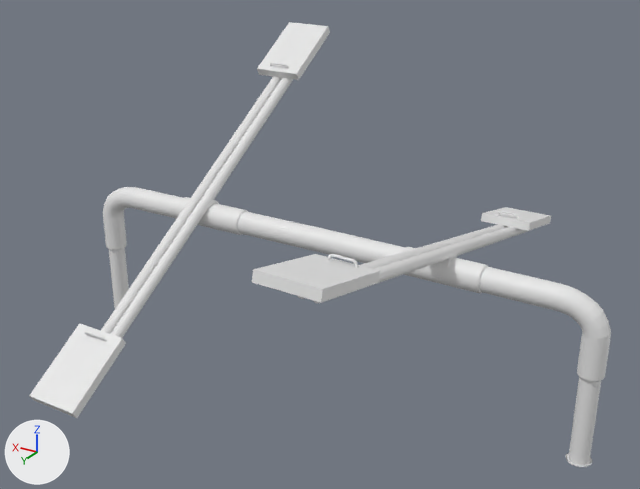
The Blender file Game/Assets/Our Assets/Models/FixedSeesaw.blend as it was, and as the next commit left it.
The view is the same before and after, from a 50 mm lens placed at (-14.21, 14.23, 10.24), pointed at (-5.71, 0.06, 3.15). Lighting does not change. The marker at lower left points along +X, +Y and +Z.

Names of what the first picture shows: 'HoldingBar', 'Seesaw1', 'Seesaw2'.
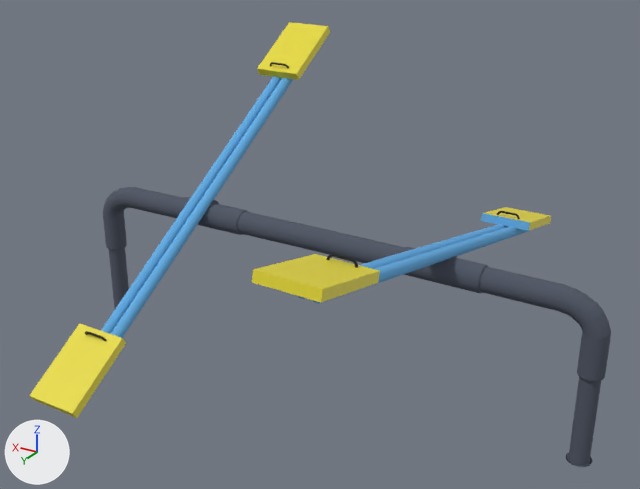
Diff of the bpy script that builds the scene:
```diff
--- a/Game/Assets/Our Assets/Models/FixedSeesaw.blend.py
+++ b/Game/Assets/Our Assets/Models/FixedSeesaw.blend.py
@@ mat_material_001 @@
+mat_material_001 = principled_material('Material.001')
+mat_material_001.base_color = (0.8, 0.698, 0.0339)  # yellow #e7da34
@@ mat_material @@
+mat_material = principled_material('Material')
+mat_material.base_color = (0.132, 0.436, 0.8)  # blue #66b0e7
+mat_material.roughness = 75.0
@@ mat_material_003 @@
+mat_material_003 = principled_material('Material.003')
+mat_material_003.base_color = (0.0, 0.0, 0.0)  # black #000000
+mat_material_003.roughness = 0.75
@@ mat_material_004 @@
+mat_material_004 = principled_material('Material.004')
+mat_material_004.base_color = (0.0818, 0.0974, 0.133)  # dark blue #515866
+mat_material_004.roughness = 75.0
@@ me_cylinder @@
 me_cylinder.from_pydata(...)  # 1696 vertices, 1606 faces; spans x -47.6..1.0, y -1.1..1.1, z -1.0..13.6
+me_cylinder.materials.append(mat_material_004)  # dark blue #515866
@@ me_cylinder_004 @@
 me_cylinder_004.from_pydata(...)  # 744 vertices, 656 faces; spans x -3.33..6.1, y -1.05..3.36, z -1.11..1.1
 # used by ob_seesaw2; location = (-8.46, 0.03, 3.59); rotation_euler = (1.805, 0.0, 0.0), in degrees (103, 0, 0); scale = (0.119, 0.119, 4.88)
+# me_cylinder_004 part 1: 67 of the faces centred in x -1.0..3.18, y -1.01..1.62, z 0.01..1.0 switch from no material to mat_material (blue #66b0e7)
+# me_cylinder_004 part 2: 7 of the faces centred in x 1.35..1.41, y 0.82..2.4, z -1.11..1.1 switch from no material to mat_material_001 (yellow #e7da34)
+# me_cylinder_004 part 3: 2 of the faces centred in x -3.32..-3.28, y 1.52..1.62, z -0.94..0.93 switch from no material to mat_material_001 (yellow #e7da34)
+# me_cylinder_004 part 4: all 576 faces centred in x -0.87..3.63, y 2.4..3.34, z -0.8..0.8 switch from no material to mat_material_003 (black #000000)
@@ me_cylinder_002 @@
 me_cylinder_002.from_pydata(...)  # 744 vertices, 656 faces; spans x -3.33..6.1, y -1.05..3.36, z -1.11..1.1
 # used by ob_seesaw1; location = (-2.87, 0.03, 3.59); rotation_euler = (1.02, 0.0, 0.0), in degrees (58, 0, 0); scale = (0.119, 0.119, 4.88)
+# me_cylinder_002 part 5: 66 of the faces centred in x -1.0..3.18, y -1.01..0.99, z 0.01..1.0 switch from no material to mat_material (blue #66b0e7)
+# me_cylinder_002 part 6: all 8 faces centred in x 1.35..1.41, y 0.82..2.4, z -1.11..1.1 switch from no material to mat_material_001 (yellow #e7da34)
+# me_cylinder_002 part 7: all 2 faces centred in x -3.32..-3.28, y 1.52..1.62, z -0.94..0.93 switch from no material to mat_material_001 (yellow #e7da34)
+# me_cylinder_002 part 8: all 576 faces centred in x -0.87..3.63, y 2.4..3.34, z -0.8..0.8 switch from no material to mat_material_003 (black #000000)
```

Location of each change, (x1, y1, x2, y2) in pixels of the pictures (640 x 489 px):
'HoldingBar', recoloured (white to blue)
    both: (103, 187, 611, 467)
part 1 of me_cylinder_004, recoloured (grey to blue)
    both: (324, 213, 530, 302)
part 2 of me_cylinder_004, recoloured (white to yellow)
    both: (252, 207, 550, 302)
part 3 of me_cylinder_004, recoloured (grey to yellow)
    both: (321, 216, 551, 302)
part 4 of me_cylinder_004, recoloured
    both: (327, 211, 520, 268)
part 5 of me_cylinder_002, recoloured (white to blue)
    both: (101, 76, 293, 338)
part 6 of me_cylinder_002, recoloured (white to yellow)
    both: (29, 22, 328, 418)
part 7 of me_cylinder_002, recoloured (grey to yellow)
    both: (72, 27, 330, 418)
part 8 of me_cylinder_002, recoloured
    both: (85, 62, 289, 341)
